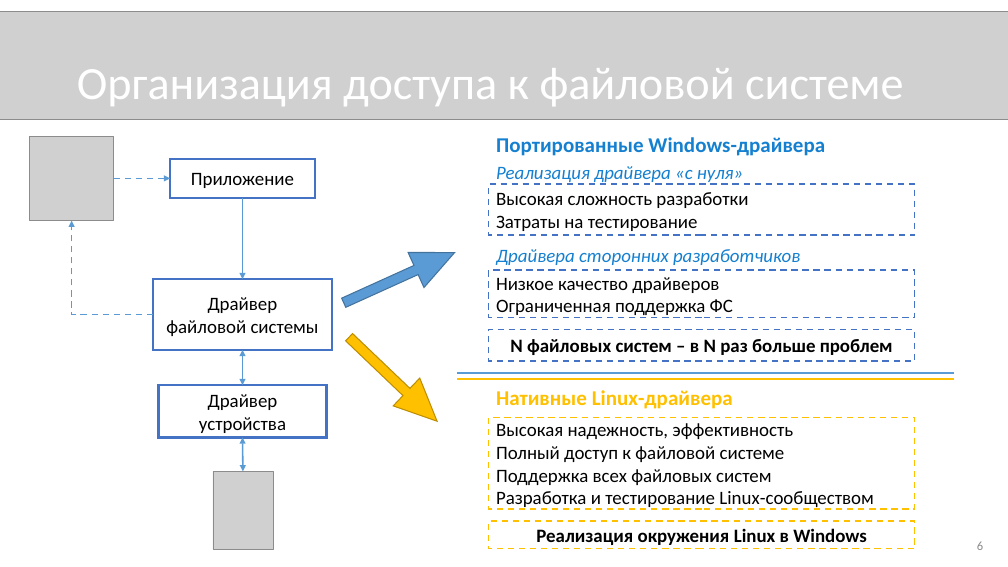
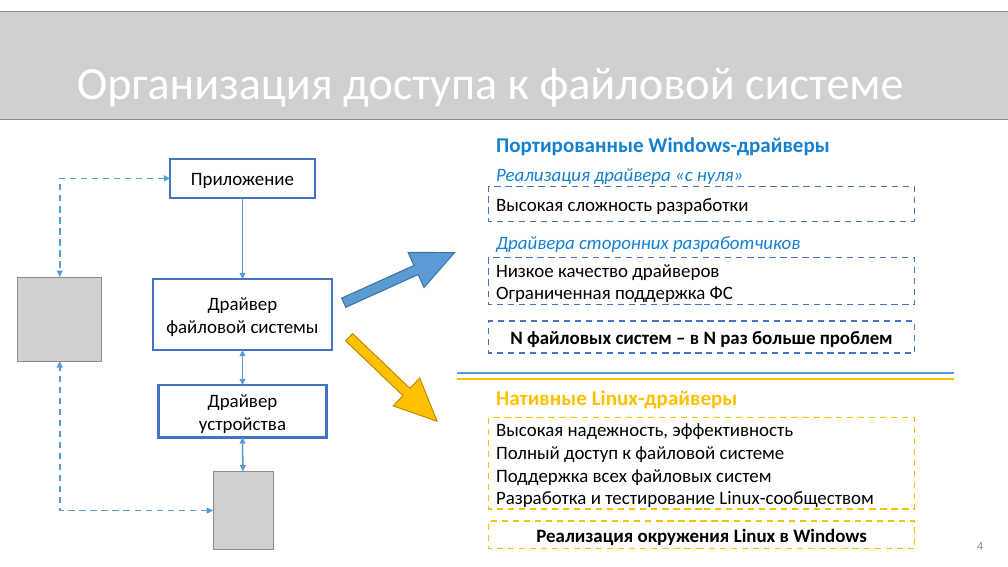
Before and after one commit to novokrest/master-thesis, a slide deck: slide 4 of presentation.pptx (slide 6 before the commit). Drawn at 1008x567 pixels with LibreOffice and Linux fonts; fonts in the diff are those of the drawing; grey boxes stand for pictures. Boxes give left, top, right and bottom in pixels: in the first picture for what was removed or moved away, otherwise in the second. Text is boxed around its words. In the diff, an @@ line names an element or a change of style, - is before the commit and + after.

```diff
--- a/presentation.pptx
+++ b/presentation.pptx
@@ text at (496, 137, 829, 156): text changed @@
-Портированные Windows-драйвера
+Портированные Windows-драйверы
@@ elbow double arrow added from (170, 178) to (60, 277), #5B9BD5 1.5 pt dashed @@
@@ arrow removed from (114, 178) to (170, 178) @@
@@ rectangle "Высокая сложность разработки": place and size @@
-rectangle "Высокая сложность разработки" at (488, 184, 915, 234)
+rectangle "Высокая сложность разработки" at (488, 186, 915, 222)
@@ text "Драйвера сторонних разработчиков": place and size @@
-text "Драйвера сторонних разработчиков" at (496, 249, 800, 265)
+text "Драйвера сторонних разработчиков" at (496, 236, 800, 252)
@@ text in rectangle at (496, 215, 698, 231): paragraph removed @@
-Затраты на тестирование
@@ rectangle "Низкое качество драйверов": place and size @@
-rectangle "Низкое качество драйверов" at (488, 270, 915, 318)
+rectangle "Низкое качество драйверов" at (488, 257, 915, 305)
@@ picture: place and size @@
-picture at (29, 136, 114, 221)
+picture at (17, 277, 102, 361)
@@ rectangle "N файловых систем – в ...": place and size @@
-rectangle "N файловых систем – в ..." at (488, 330, 915, 361)
+rectangle "N файловых систем – в ..." at (488, 321, 915, 353)
@@ elbow arrow moved from (153, 315) - (72, 221) to (213, 510) - (60, 361) @@
@@ elbow arrow (213, 510) - (60, 361): elbow arrow to elbow double arrow @@
@@ text at (496, 390, 738, 409): text changed @@
-Нативные Linux-драйвера
+Нативные Linux-драйверы
@@ page number at (977, 542, 983, 550): text changed @@
-6
+4
```
Also in this commit, not shown: 6 other slides changed, 2 slides added, 3 slides removed, 1 other file.
